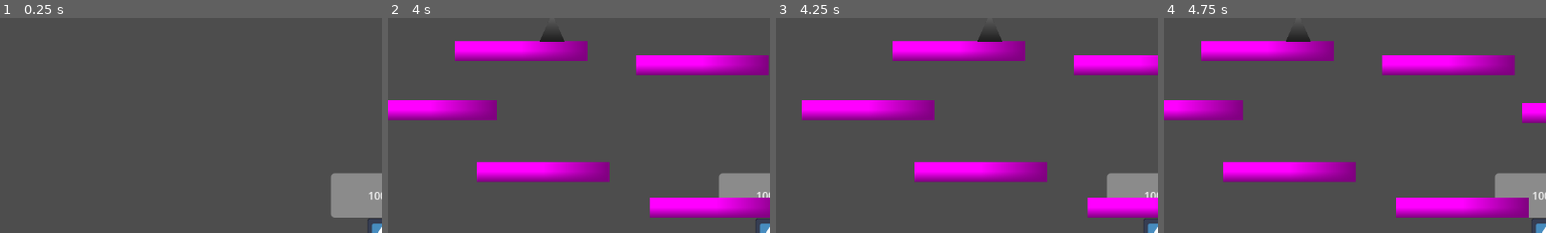
Above: before the commit, frames 1-4 (left to right).
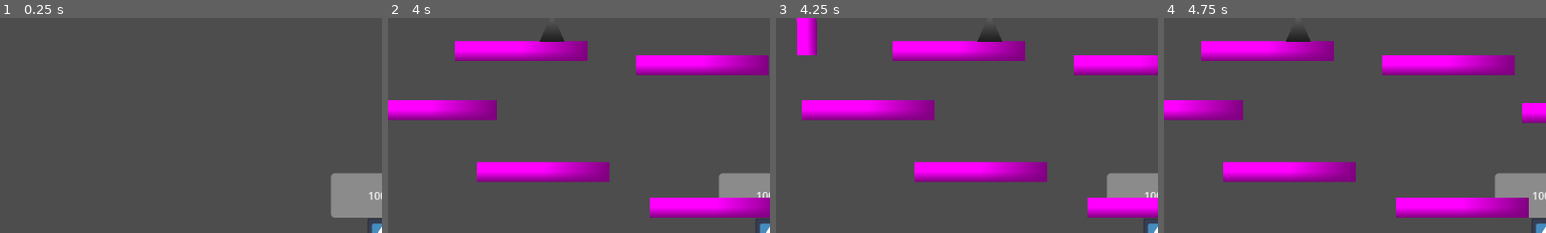
Above: after the commit, the same moments.

Repository: Derpest2Dude/AGL-godot-intro-project
Game: Godot game, scene res://Scenes/leve_l.tscn
Same seed, same stepped clock (60 frames per second), same inputs: the game is played once before the commit and once after it. The engine's default icon, where the game draws it, is replaced by a stand-in: a white triangle on a blue panel in a dark square.
Inputs:
- Up to frame 1 (0.25 s): no input
- Up to frame 2 (4 s): tap Enter (ui_accept) at 0.5, 0.77, 1.52, 3.02, 3.77 s; hold Right (ui_right) 0.53-2.03 s; hold Left (ui_left) from 2.03 s (still down)
- Up to frame 3 (4.25 s): keep holding Left (ui_left)
- Up to frame 4 (4.75 s): release Left (ui_left) at 4.28 s; hold Right (ui_right) from 4.28 s (still down); tap Enter (ui_accept) at 4.52 s
The pictures show only the part of the screen within x 0-50%, y 0-50%; the shares and areas given below are measured in that part.

Frames 1-2 are identical in both runs. In frame 3, 0.9% of the frame differs, in the area x 5-11%, y 0-18%; in frame 4, nothing differs.

Commit message:
Update leve_l.tscn

Diff:
--- a/Scenes/leve_l.tscn
+++ b/Scenes/leve_l.tscn
@@ -16,6 +16,11 @@
 
 [node name="StaticBody2D2" parent="platforms" unique_id=1271629706 instance=ExtResource("2_kpgqe")]
 position = Vector2(1723.9999, 1412)
+
+[node name="StaticBody2D11" parent="platforms" unique_id=1187601395 instance=ExtResource("2_kpgqe")]
+position = Vector2(1219.9996, 1287)
+rotation = -1.5889199
+scale = Vector2(11.04, 1.5)
 
 [node name="StaticBody2D3" parent="platforms" unique_id=1430727446 instance=ExtResource("2_kpgqe")]
 position = Vector2(1451.0001, 1391)
@@ -41,6 +46,10 @@
 [node name="StaticBody2D10" parent="platforms" unique_id=96244912 instance=ExtResource("3_2c6h7")]
 position = Vector2(1497.0001, 1356)
 
+[node name="StaticBody2D12" parent="platforms" unique_id=282999779 instance=ExtResource("3_2c6h7")]
+position = Vector2(1256, 1255)
+rotation = 1.5521028
+
 [node name="StaticBody2D" parent="." unique_id=740297657 instance=ExtResource("2_kpgqe")]
 position = Vector2(1588, 1698)
 scale = Vector2(200, 1.5)
